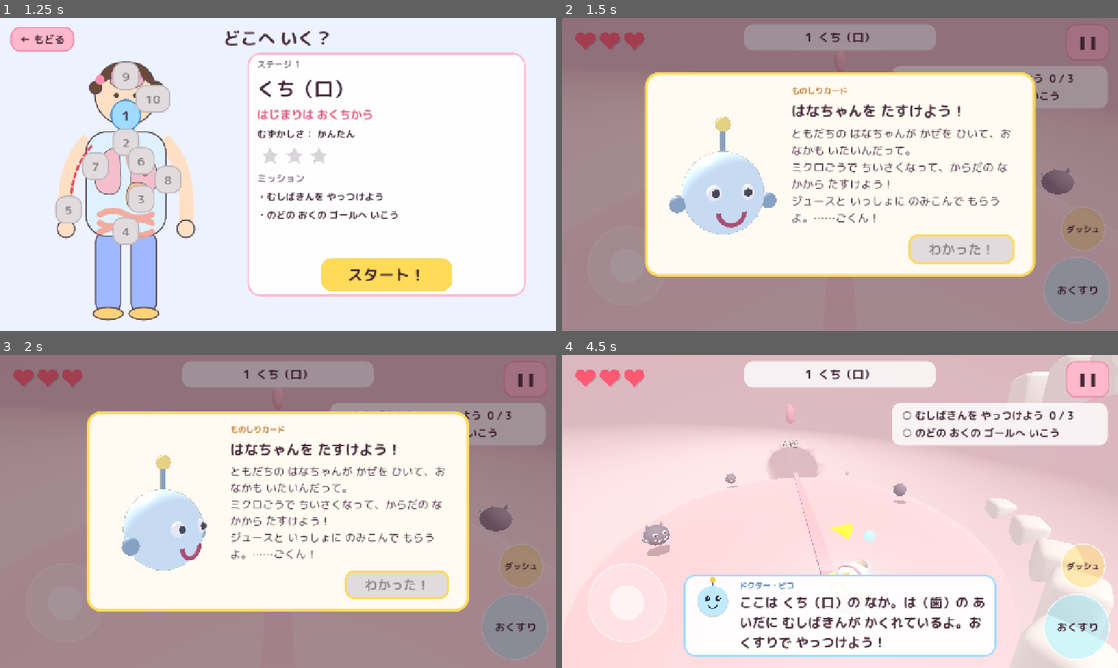
Above: before the commit, frames 1-4 (two rows, left to right).
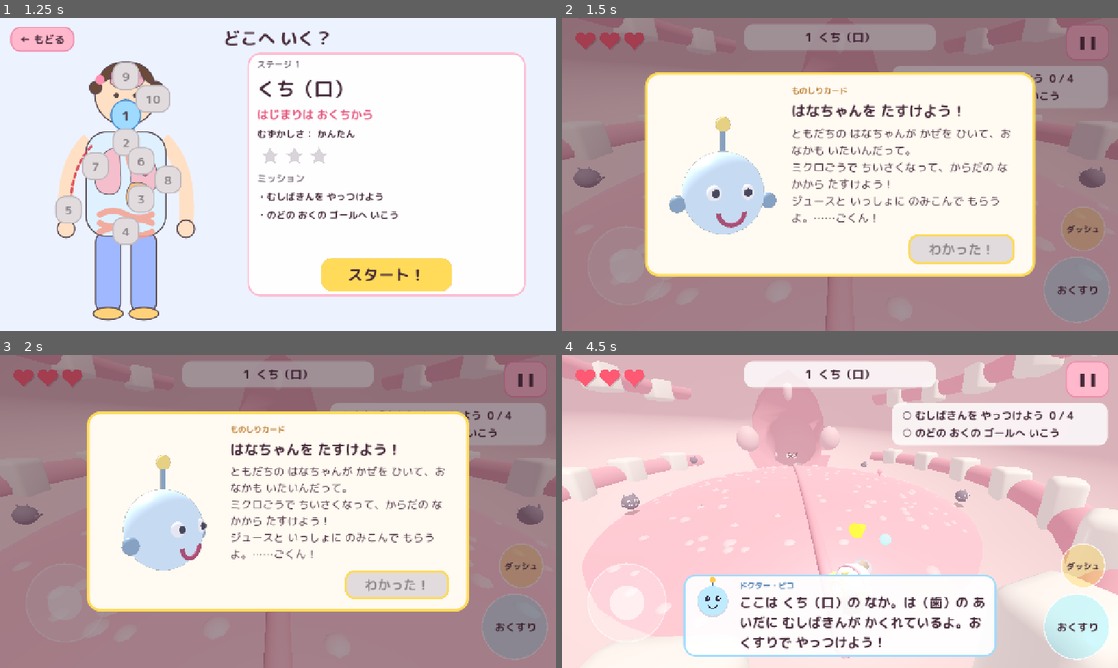
Above: after the commit, the same moments.

Repository: hassy0511/inside-body-seek
Game: Godot game, scene res://src/main.tscn
Same seed, same stepped clock (60 frames per second), same inputs: the game is played once before the commit and once after it.
Inputs (mouse positions are in pixels of both pictures, inside the frame that each line leads up to):
- Up to frame 1 (1.25 s): click "はじめる" at 0.5 s
- Up to frame 2 (1.5 s): click "スタート！" at 1.25 s
- Up to frame 3 (2 s): no input
- Up to frame 4 (4.5 s): tap Enter (ui_accept) at 2, 2.27, 2.57 s; move the mouse to (962, 495) at 2.02 s; hold Right (move_right) 2.03-2.75 s; hold Space (action) 2.03-2.75 s; click (962, 495) at 2.17 s; drag from (728, 527) to (812, 574) at 2.77 s; click "わかった！" at 3.5 s; move the mouse to (895, 442) at 4.27 s; hold Right (move_right) from 4.28 s (still down); tap Z at 4.35 s

Frame 1 is identical in both runs. In frame 2, 1.9% of the frame differs, in the area x 0-100%, y 0-100%; in frame 3, 2.0%; in frame 4, 16%.

Commit message:
くちステージの見た目と遊びやすさを調整（磨き込み作業の取り込み）
したの ぶつぶつ・はぐき・のどのアーチを追加し、むしばきんを 4 ひきに。クリアまで約 19 秒（自動操縦）。

Co-Authored-By: Claude Fable 5.1 <noreply@anthropic.com>
Claude-Session: https://claude.ai/code/session_014WqpUbns6LUX1FTSmqChzj

Diff:
--- a/godot/src/autoload/stage_db.gd
+++ b/godot/src/autoload/stage_db.gd
@@ -10,10 +10,10 @@
 	{
 		"id": "mouth", "order": 1, "name": "くち", "kanji": "口", "title": "はじまりは おくちから",
 		"difficulty": 1, "env": "stage_mouth", "kind": "arena",
-		"fog": Color(0.98, 0.78, 0.82), "ambient": Color(1.0, 0.9, 0.92), "fog_density": 0.012,
-		"flow_speed": 0.0,
-		"missions": [
-			{"type": "defeat", "target": "mushiba", "count": 3, "text": "むしばきんを やっつけよう"},
+		"fog": Color(0.97, 0.75, 0.79), "ambient": Color(1.0, 0.9, 0.92), "fog_density": 0.009,
+		"flow_speed": 0.0,
+		"missions": [
+			{"type": "defeat", "target": "mushiba", "count": 4, "text": "むしばきんを やっつけよう"},
 			{"type": "reach", "text": "のどの おくの ゴールへ いこう"},
 		],
 		"intro": "ここは くち（口）の なか。は（歯）の あいだに むしばきんが かくれているよ。おくすりで やっつけよう！",
Binary file changed: godot/assets/models/stages/stage_mouth.glb
Not shown, changed: blender/stages.py
